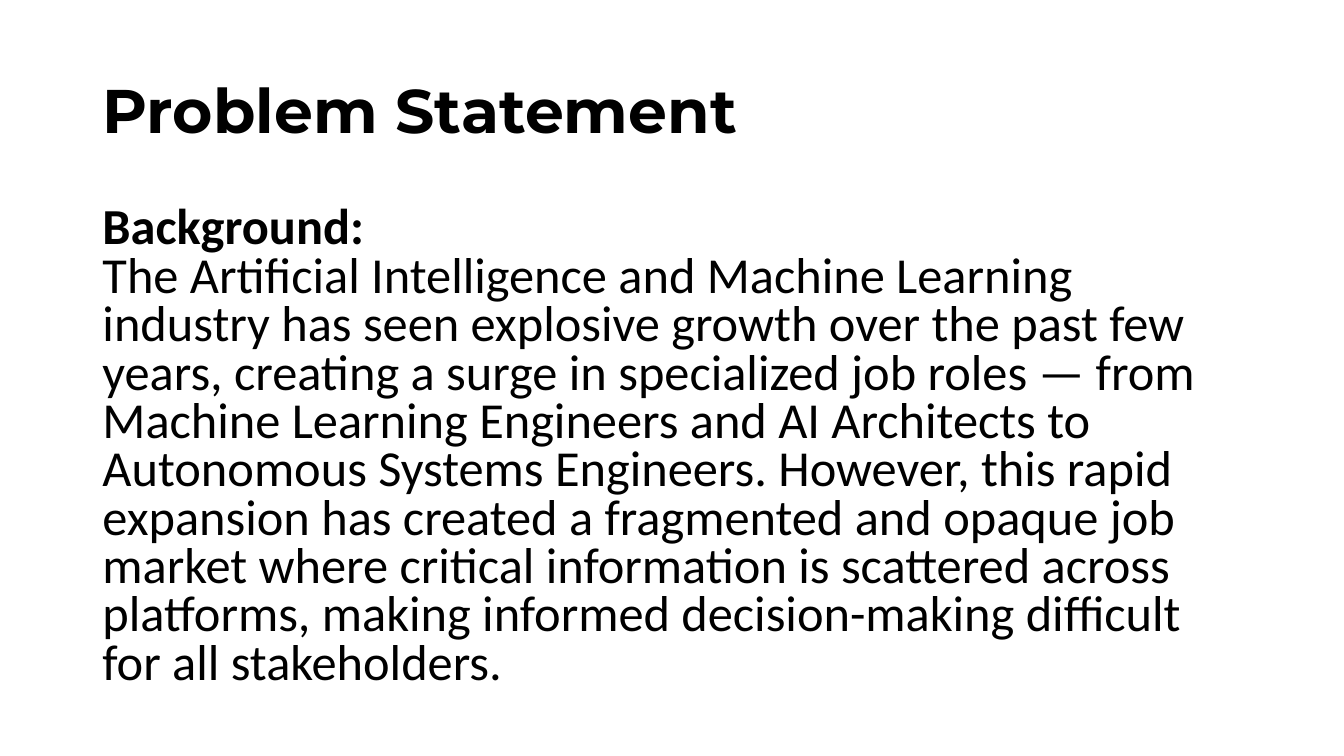
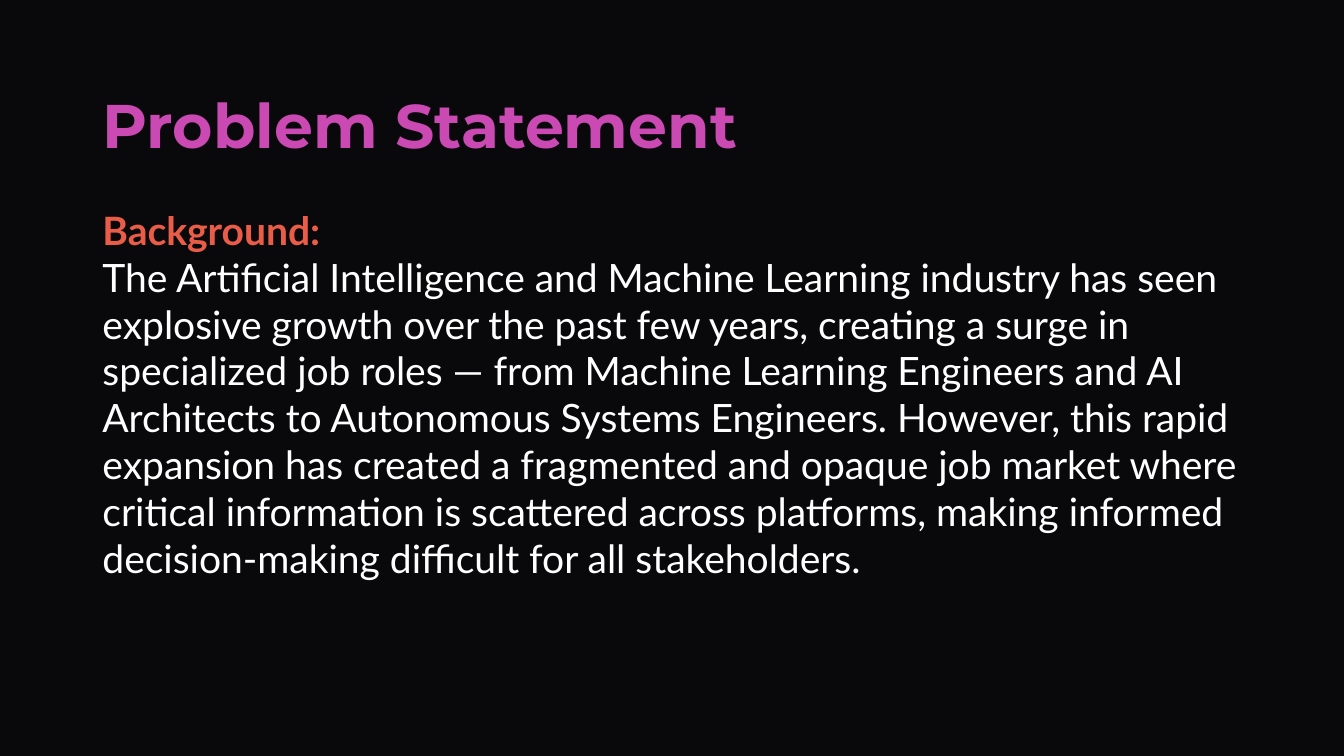
Before and after one commit to AkshitGajera/AF05148719-GajeraAkshit-AIJobPostingAnalytics-Insights, a slide deck: slide 2 of AI Job Posting Analytics & Insights.pptx. Drawn at 1344x756 pixels with LibreOffice and Linux fonts; fonts in the diff are those of the drawing. Boxes give left, top, right and bottom in pixels: in the first picture for what was removed or moved away, otherwise in the second. Text is boxed around its words. In the diff, an @@ line names an element or a change of style, - is before the commit and + after.

```diff
--- a/AI Job Posting Analytics & Insights.pptx
+++ b/AI Job Posting Analytics & Insights.pptx
@@ background #FFFFFF to #09090C @@
@@ text "Problem Statement": place and size @@
-text "Problem Statement" at bbox=[102, 87, 737, 134]
+text "Problem Statement" at bbox=[102, 102, 737, 149]
@@ text "Problem Statement" at bbox=[102, 102, 737, 149]: text colour #000000 to #CB49B2 @@
@@ text "Background: The Artificial Intelligence and ..." at bbox=[102, 216, 1237, 580]: size 36 to 27.9 pt, font Calibri to Lato, text colour #000000 to #FFFFFF; text colour #000000 to #E95D48 in "Background:"; line spacing 0.8 to 1 @@
```
Also in this commit, not shown: 4 other slides changed.
